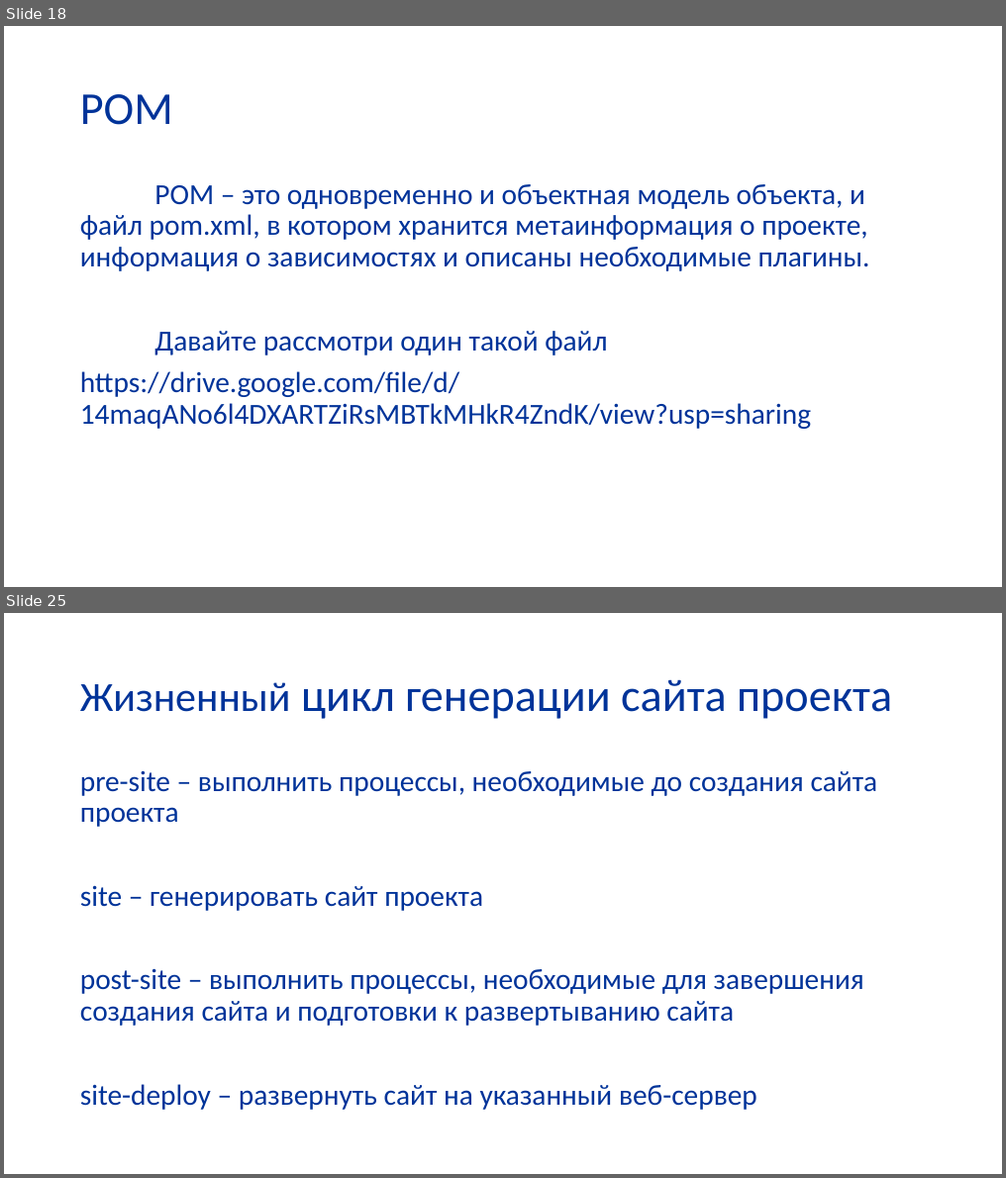
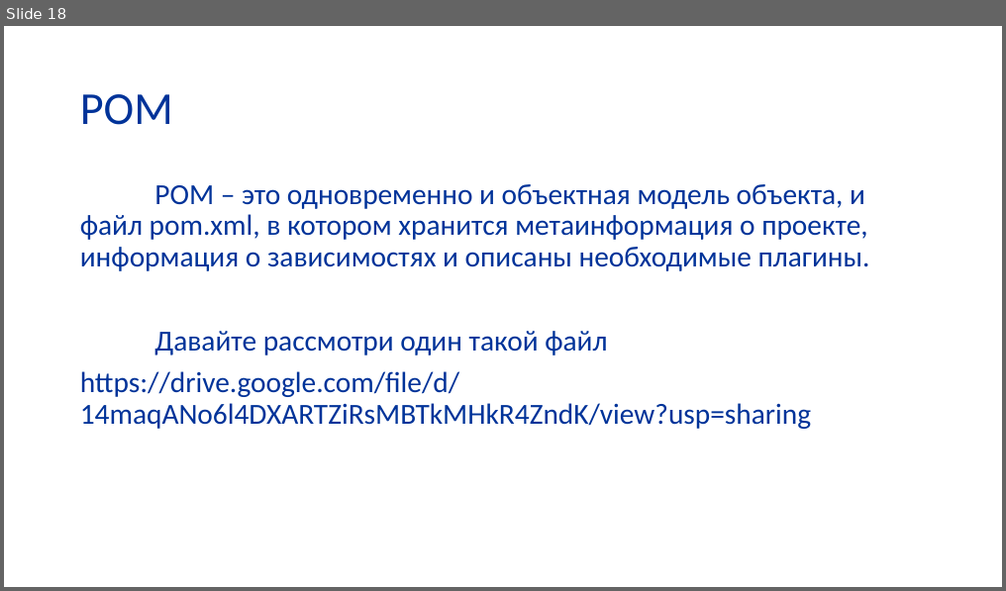
Before and after one commit to butenko-or/programming-technologies, a slide deck: PT_build_systems.pptx. Shown one above the other, each under a label of ours: slides 18 and 25 before the commit, slide 18 after it; the slides between them are not shown. The pictures are 1006x1178 and 1006x591 pixels, drawn with LibreOffice and Linux fonts; fonts in the diff are those of the drawing; background and template pictures are left out. Boxes give left, top, right and bottom in pixels: in the first picture for what was removed or moved away, otherwise in the second. Text is boxed around its words. In the diff, an @@ line names an element or a change of style, - is before the commit and + after.

```diff
--- a/PT_build_systems.pptx
+++ b/PT_build_systems.pptx
@@ slide 25 removed at (x1=4, y1=613, x2=1002, y2=1174), background picture (left out) @@
@@ title removed at (x1=80, y1=679, x2=892, y2=719) @@
-Жизненный цикл генерации сайта проекта
@@ text removed at (x1=80, y1=770, x2=878, y2=1110) @@
-pre-site – выполнить процессы, необходимые до создания сайта проекта
-site – генерировать сайт проекта
-post-site – выполнить процессы, необходимые для завершения создания сайта и подготовки к развертыванию сайта
-site-deploy – развернуть сайт на указанный веб-сервер
```
Also in this commit, not shown: 3 slides changed, 8 slides added, 17 other slides removed.
